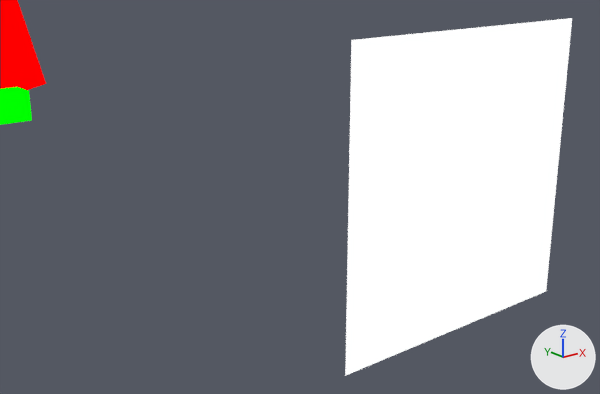
An edit to the Blender file assets-source/blender/motion/brachiosaurus-sneeze.blend, drawn before and after from the same camera.
Camera for both pictures: a 50 mm lens placed at (81.9, -32.99, 63.87), pointed at (84.7, -29.49, 62.47). Lighting does not change. The marker at lower right points along +X, +Y and +Z. The older version comes first.

In view in the first picture: 'DinoTycoon_Motion_brachiosaurus_sneeze_eye', 'DinoTycoon_Motion_brachiosaurus_sneeze_head', 'DinoTycoon_Motion_brachiosaurus_sneeze_jaw'.
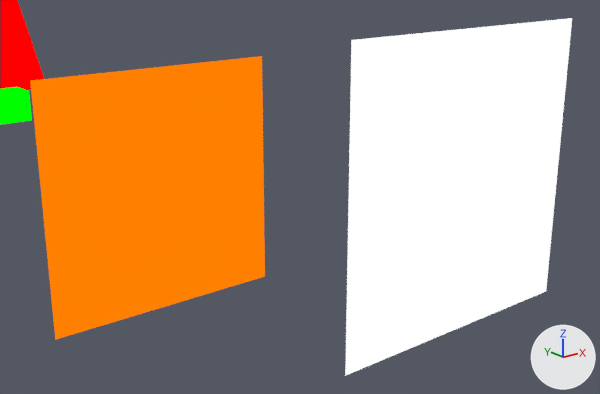
Edits to the bpy script that builds the scene:
```text
Add mat_dinotycoon_role_y:
    mat_dinotycoon_role_y = emission_material('DinoTycoon_Role_Y')
    mat_dinotycoon_role_y.base_color = (1.0, 0.216, 0.0)  # orange #ff8000
Add me_dinotycoon_motion_brachiosaurus_sneeze_sample_eye_white:
    me_dinotycoon_motion_brachiosaurus_sneeze_sample_eye_white.from_pydata([(83.4, -29.0, 63.2), (84.8, -29.0, 63.2), (84.8, -29.0, 61.8), (83.4, -29.0, 61.8), (83.4, -29.0, 63.2), (84.8, -29.0, 63.2), (84.8, -29.0, 61.8), (83.4, -29.0, 61.8)], [], [(3, 2, 1, 0), (4, 5, 6, 7), (0, 1, 5, 4), (1, 2, 6, 5), (2, 3, 7, 6), (3, 0, 4, 7)])
    me_dinotycoon_motion_brachiosaurus_sneeze_sample_eye_white.materials.append(mat_dinotycoon_role_y)  # orange #ff8000
Add ob_dinotycoon_motion_brachiosaurus_sneeze_eye_white:
    ob_dinotycoon_motion_brachiosaurus_sneeze_eye_white = bpy.data.objects.new('DinoTycoon_Motion_brachiosaurus_sneeze_eye_white', me_dinotycoon_motion_brachiosaurus_sneeze_sample_eye_white)
    ob_dinotycoon_motion_brachiosaurus_sneeze_eye_white.location = (0.0, 0.0, 0.0)
```

Pixel boxes [x1, y1, x2, y2] of what changed, in the pictures (600 x 394 px):
'DinoTycoon_Motion_brachiosaurus_sneeze_eye_white', added (orange): after [30, 56, 265, 340]
